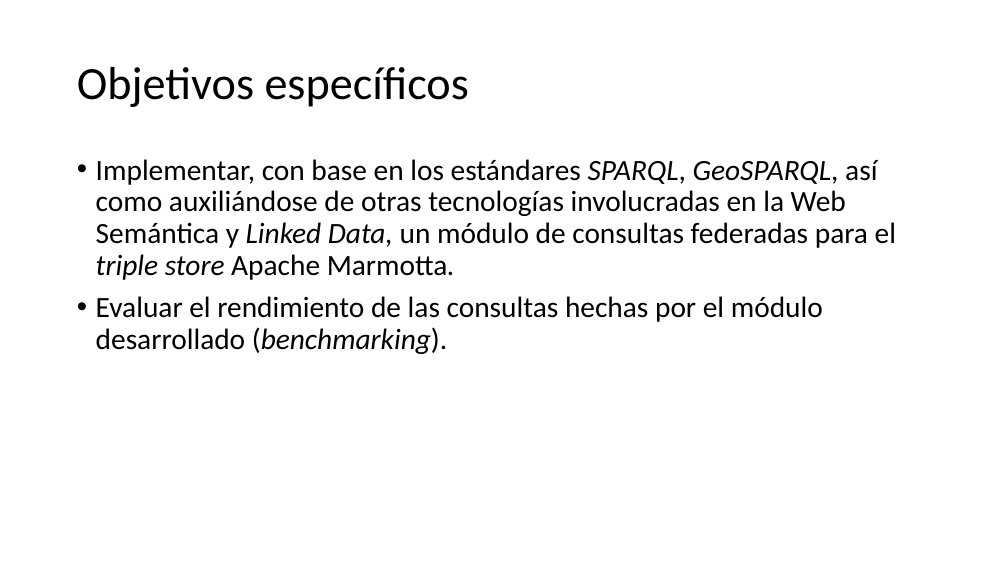
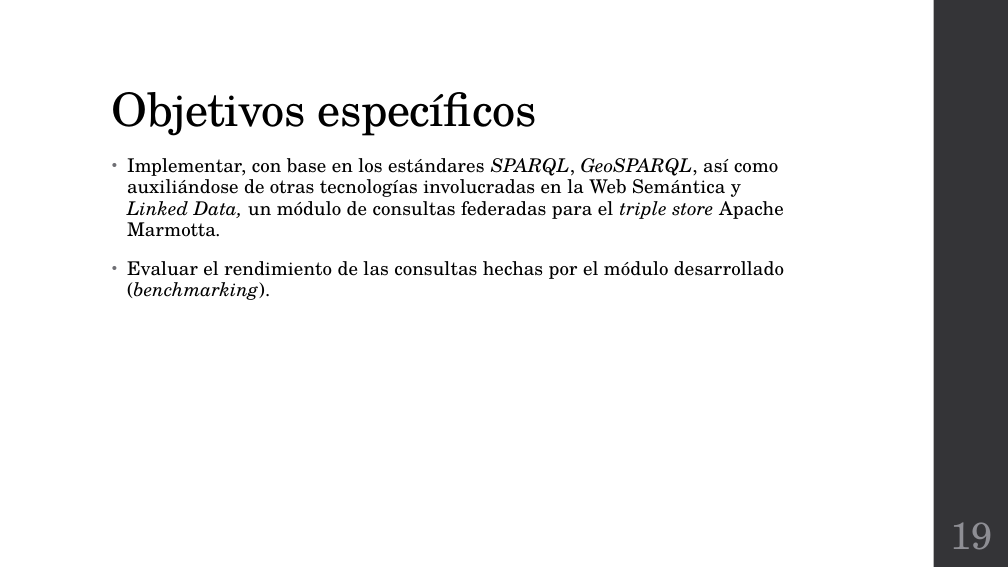
Before and after one commit to Osw1997/Proyecto-Terminal-1, a slide deck: slide 19 of Final/Presentacion.pptx (slide 14 before the commit). Drawn at 1008x567 pixels with LibreOffice and Linux fonts; fonts in the diff are those of the drawing. Boxes give left, top, right and bottom in pixels: in the first picture for what was removed or moved away, otherwise in the second. Text is boxed around its words. In the diff, an @@ line names an element or a change of style, - is before the commit and + after.

```diff
--- a/Final/Presentacion.pptx
+++ b/Final/Presentacion.pptx
@@ rectangle added at [934,0,1008,567], fill #353537 @@
@@ title "Objetivos específicos": place and size @@
-title "Objetivos específicos" at [77,67,469,107]
+title "Objetivos específicos" at [112,92,537,136]
@@ title "Objetivos específicos" at [112,92,537,136]: font Calibri to TeX Gyre Schola, letter spacing 0 to -0.5 pt; vertical alignment middle to bottom @@
@@ text "Implementar, con base en los ...": place and size @@
-text "Implementar, con base en los ..." at [96,159,896,354]
+text "Implementar, con base en los ..." at [127,158,784,300]
@@ text "Implementar, con base en los ..." at [127,158,784,300]: size 28 to 18 pt, font Calibri to TeX Gyre Schola, letter spacing 0 to 0.1 pt; indent changed; line spacing 0.9 to 0.95; more space between paragraphs @@
@@ page number added at [950,522,992,550], 36 pt, text #8E8E94 @@
+19
```
Also in this commit, not shown: 13 other slides changed, 13 slides added, 4 slides removed, 2 other files.
